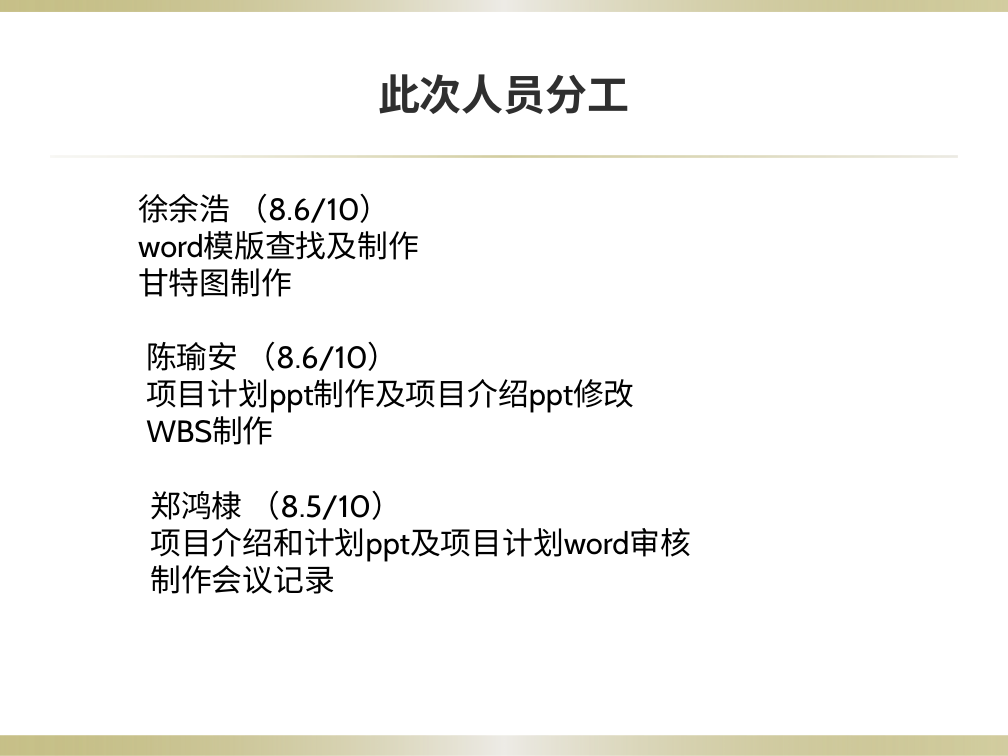
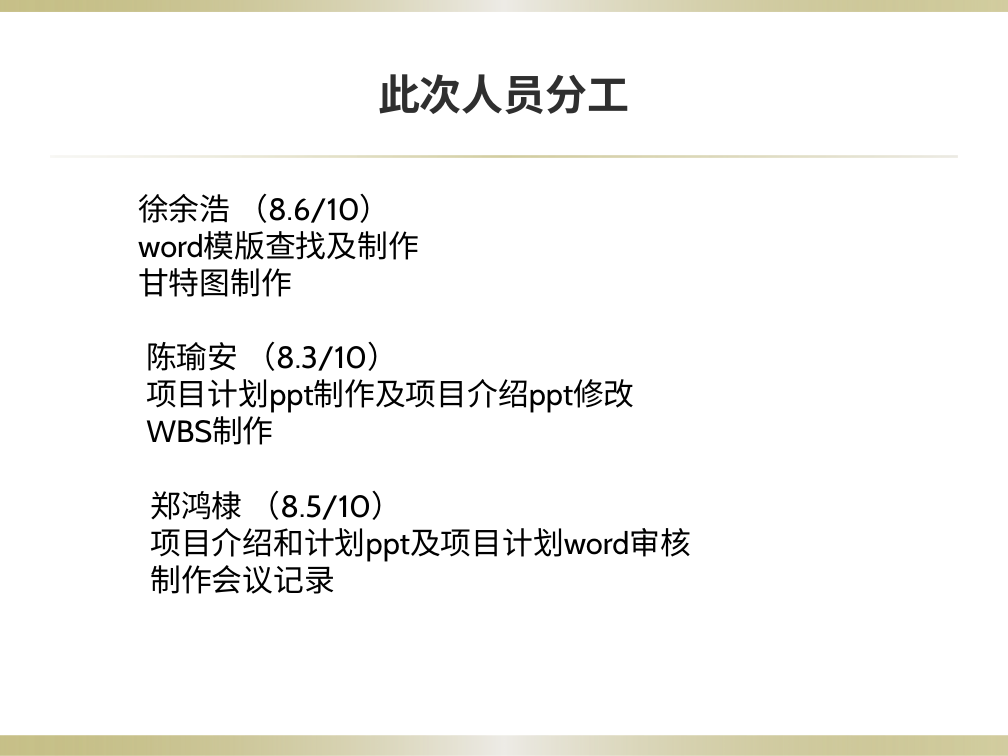
Before and after one commit to 3d-fishing/3D-app, a slide deck: slide 19 of 项目计划.pptx (slide 17 before the commit). Drawn at 1008x756 pixels with LibreOffice and Linux fonts; fonts in the diff are those of the drawing; background and template pictures are left out. Boxes give left, top, right and bottom in pixels: in the first picture for what was removed or moved away, otherwise in the second. Text is boxed around its words. In the diff, an @@ line names an element or a change of style, - is before the commit and + after.

```diff
--- a/项目计划.pptx
+++ b/项目计划.pptx
@@ text at (146,341,398,371): text changed @@
-陈瑜安 （8.6/10）
+陈瑜安 （8.3/10）
```
Also in this commit, not shown: 6 other slides changed, 3 slides added, 1 slide removed, 1 other file.
